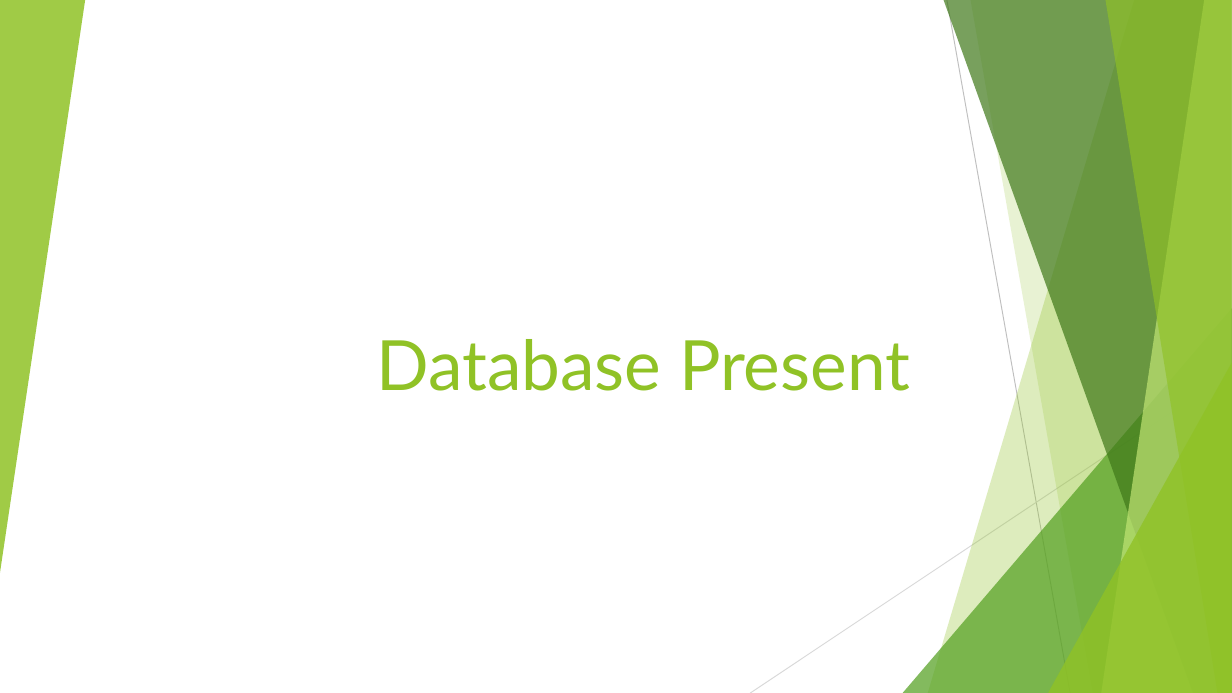
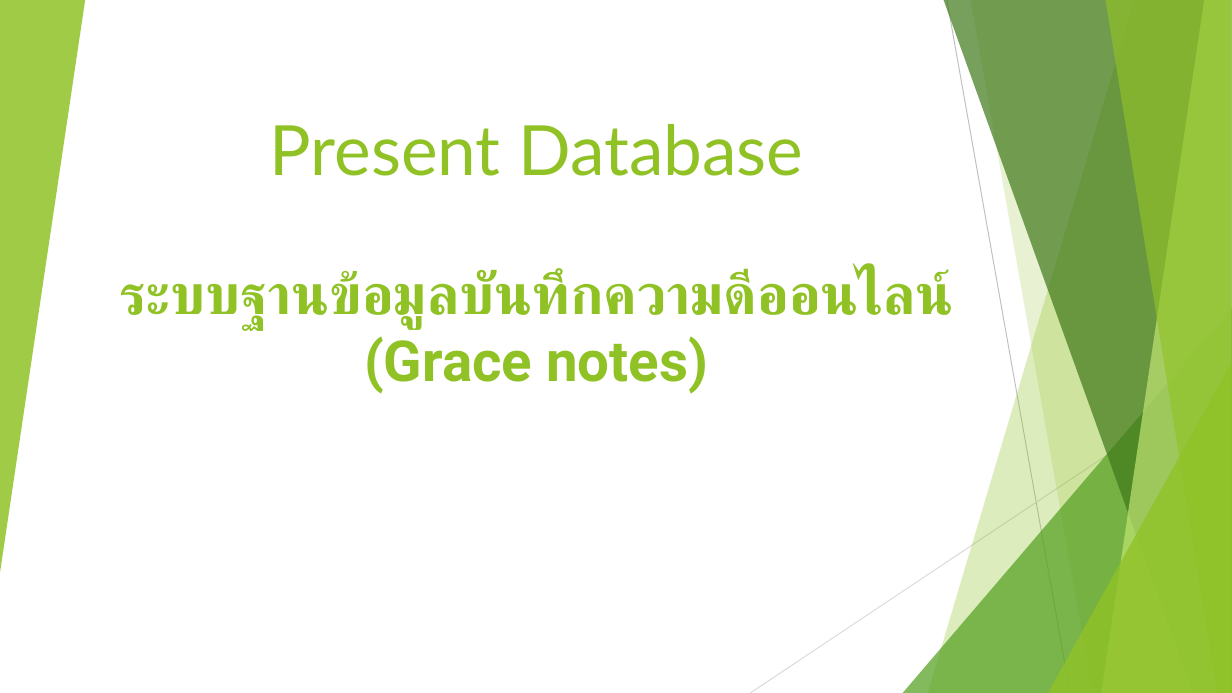
Before and after one commit to docxed/gracenotes, a slide deck: slide 1 of report/Database Present.pptx. Drawn at 1232x693 pixels with LibreOffice and Linux fonts; fonts in the diff are those of the drawing. Boxes give left, top, right and bottom in pixels: in the first picture for what was removed or moved away, otherwise in the second. Text is boxed around its words. In the diff, an @@ line names an element or a change of style, - is before the commit and + after.

Commit message:
PPT last update (Maybe)

```diff
--- a/report/Database Present.pptx
+++ b/report/Database Present.pptx
@@ title at (x1=120, y1=124, x2=950, y2=394): text changed; size 54 to 44 pt; font Lato to Roboto; bold on @@
-Database Present
+Present Database
+ระบบฐานข้อมูลบันทึกความดีออนไลน์ (Grace notes)
```
